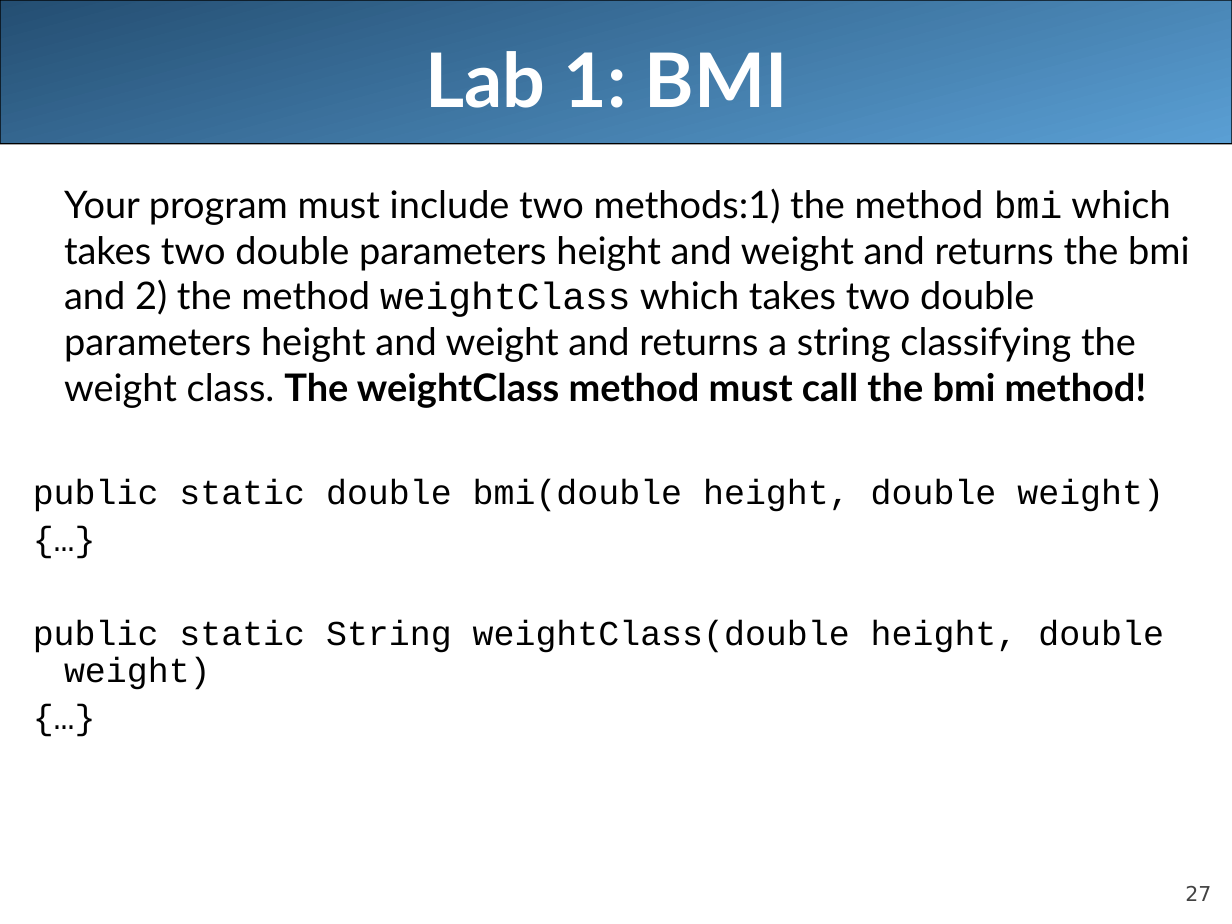
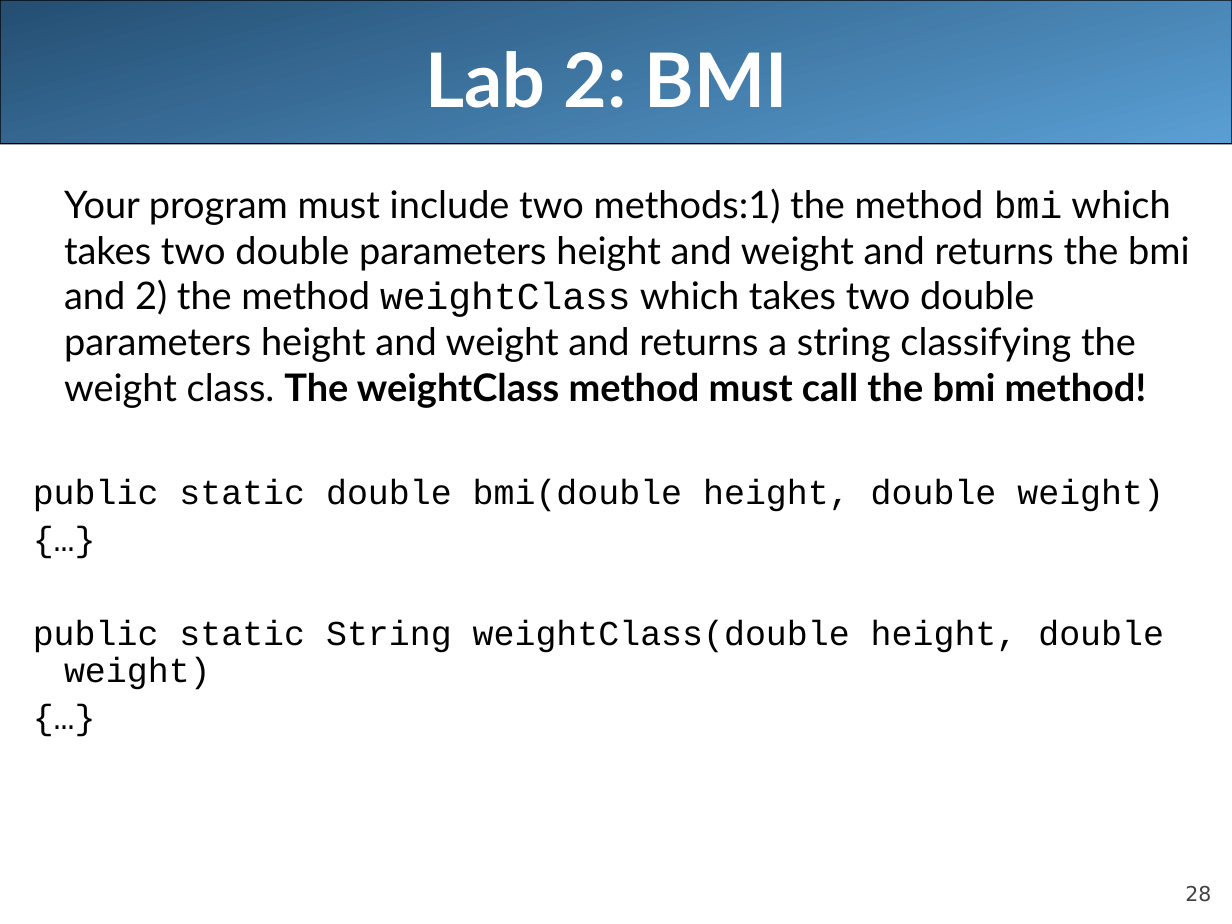
Before and after one commit to LongBaoNguyen/longbaonguyen.github.io, a slide deck: slide 28 of courses/apcsa/lecture9.ppt (slide 27 before the commit). Drawn at 1232x924 pixels with LibreOffice and Linux fonts; fonts in the diff are those of the drawing. Boxes give left, top, right and bottom in pixels: in the first picture for what was removed or moved away, otherwise in the second. Text is boxed around its words. In the diff, an @@ line names an element or a change of style, - is before the commit and + after.

```diff
--- a/courses/apcsa/lecture9.ppt
+++ b/courses/apcsa/lecture9.ppt
@@ title at box(425, 51, 788, 108): text changed @@
-Lab 1: BMI
+Lab 2: BMI
@@ page number at box(1185, 885, 1211, 902): text changed @@
-27
+28
```
Also in this commit, not shown: 2 other slides changed, 1 slide added, 4 other files.
